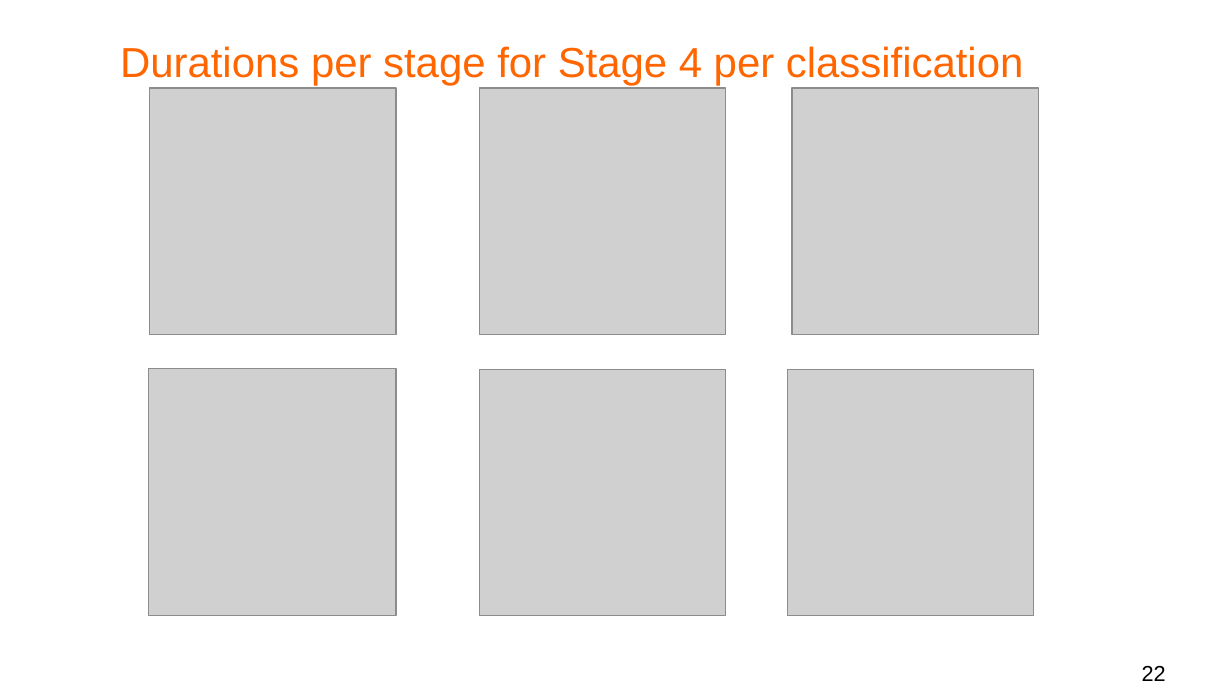
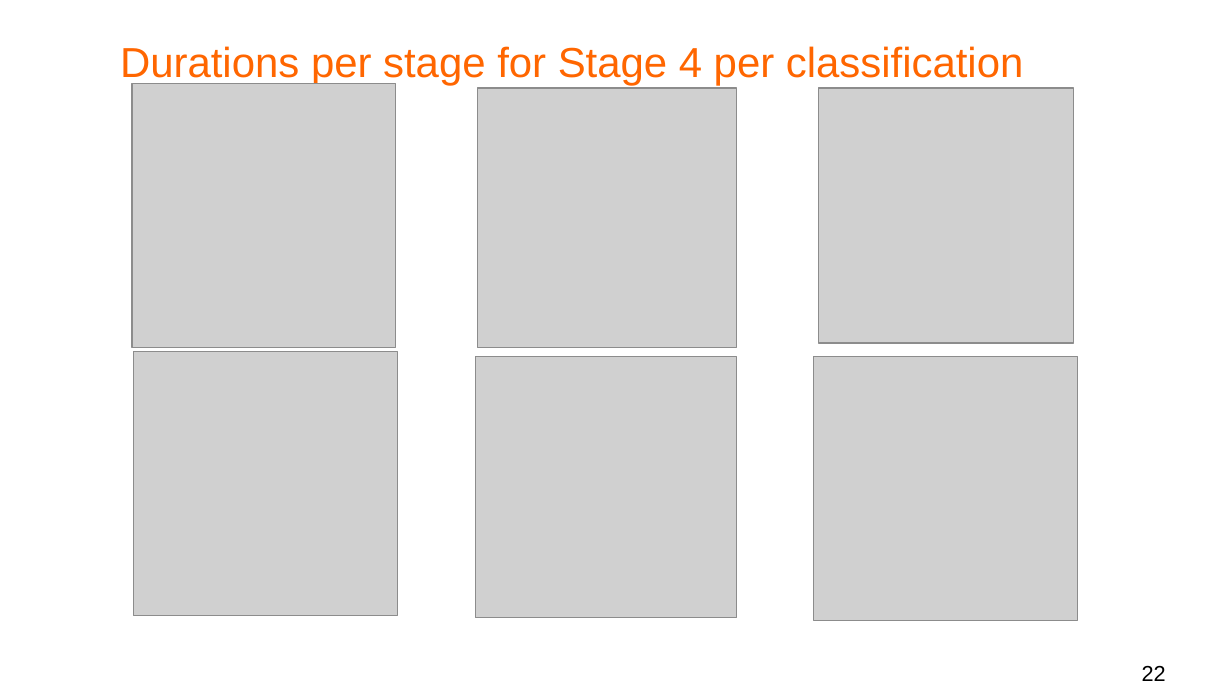
Before and after one commit to bldl/js-proposals, a slide deck: slide 22 of Data Analysis/Presentation/tc39 proposals observations.odp. Drawn at 1232x693 pixels with LibreOffice and Linux fonts; fonts in the diff are those of the drawing; grey boxes stand for pictures; background and template pictures are left out. Boxes give left, top, right and bottom in pixels: in the first picture for what was removed or moved away, otherwise in the second. Text is boxed around its words. In the diff, an @@ line names an element or a change of style, - is before the commit and + after.

Commit message:
update presentation and fix figures

```diff
--- a/Data Analysis/Presentation/tc39 proposals observations.odp
+++ b/Data Analysis/Presentation/tc39 proposals observations.odp
@@ picture: place and size @@
-picture at <box>150,88,397,335</box>
+picture at <box>132,84,396,348</box>
@@ picture: place and size @@
-picture at <box>787,369,1034,616</box>
+picture at <box>477,88,737,348</box>
@@ picture: place and size @@
-picture at <box>480,369,727,616</box>
+picture at <box>818,88,1073,343</box>
@@ picture: place and size @@
-picture at <box>149,369,397,617</box>
+picture at <box>133,352,397,616</box>
@@ picture: place and size @@
-picture at <box>793,88,1040,335</box>
+picture at <box>475,357,737,618</box>
@@ picture: place and size @@
-picture at <box>480,88,727,335</box>
+picture at <box>814,357,1078,620</box>
```
Also in this commit, not shown: 1 other slide changed, 10 other files.
